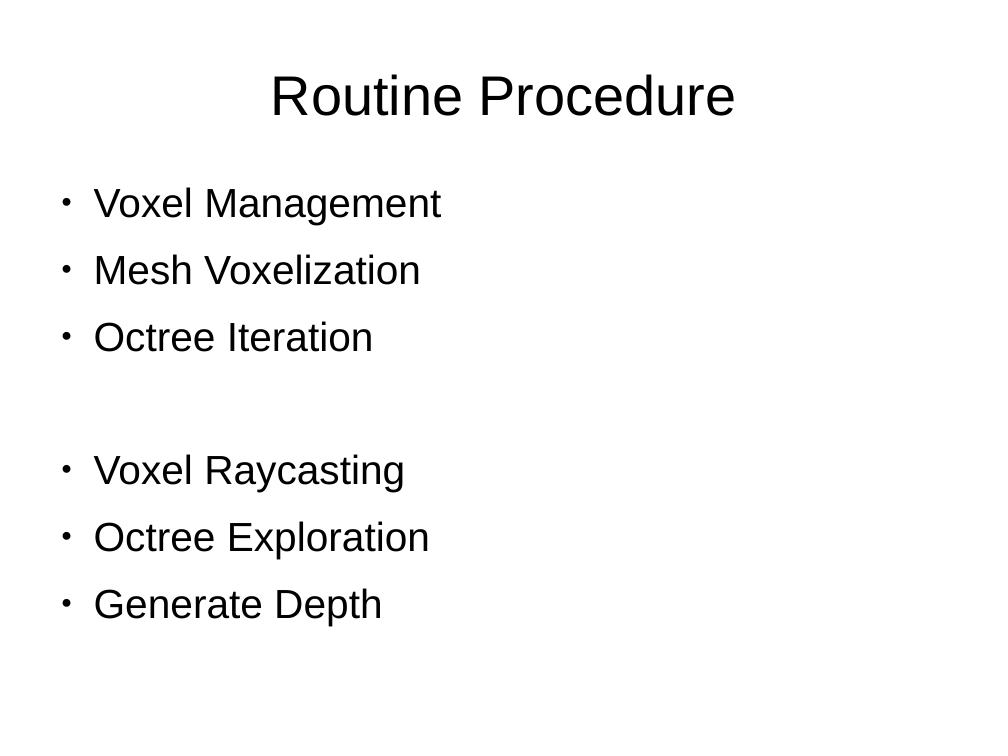
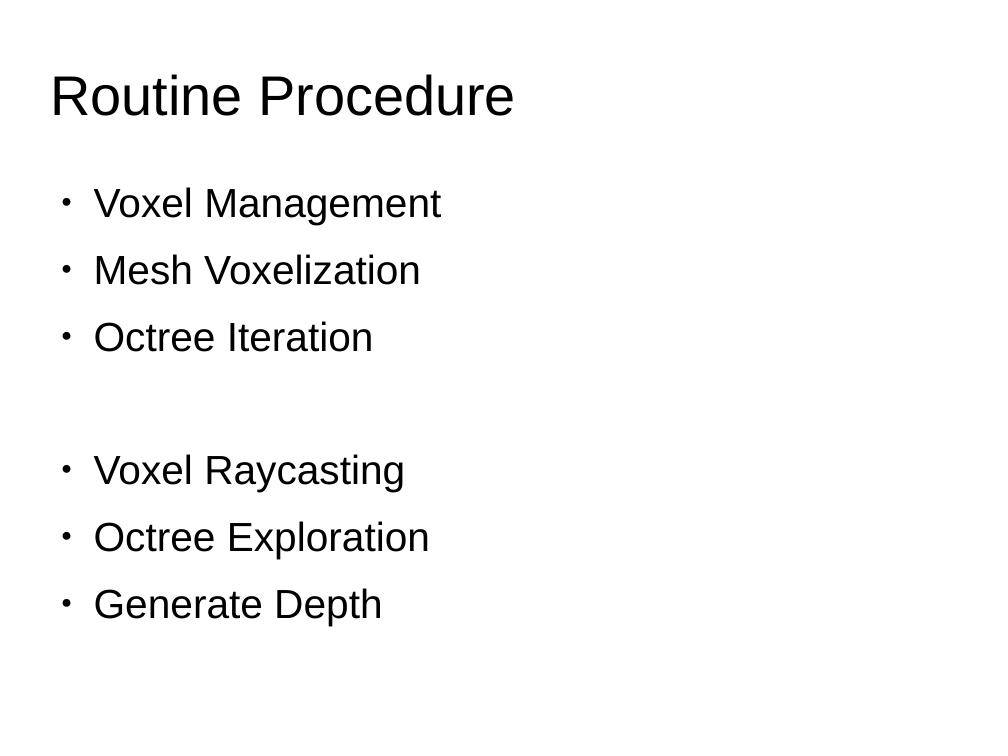
Before and after one commit to leon196/Voxel, a slide deck: slide 6 of docs/Presentation.odp (slide 5 before the commit). Drawn at 1008x756 pixels with LibreOffice and Linux fonts; fonts in the diff are those of the drawing. Boxes give left, top, right and bottom in pixels: in the first picture for what was removed or moved away, otherwise in the second. Text is boxed around its words. In the diff, an @@ line names an element or a change of style, - is before the commit and + after.

```diff
--- a/docs/Presentation.odp
+++ b/docs/Presentation.odp
@@ title "Routine Procedure" at box(50, 74, 516, 116): alignment centre to left @@
```
Also in this commit, not shown: 2 other slides changed, 3 slides added, 2 slides removed, 1 other file.
